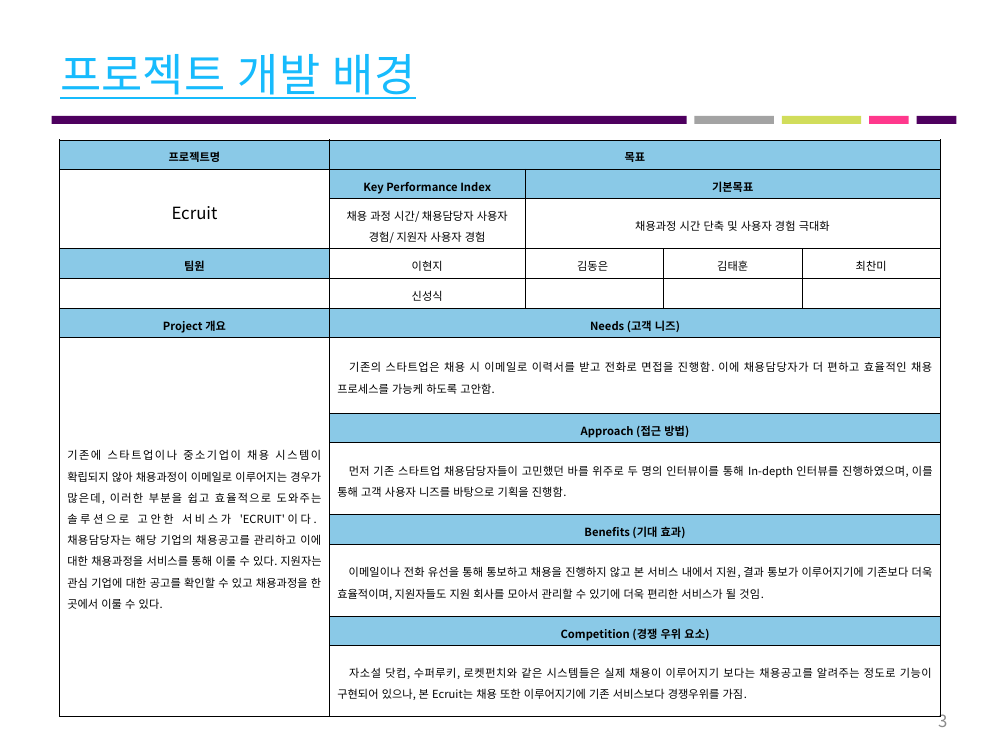
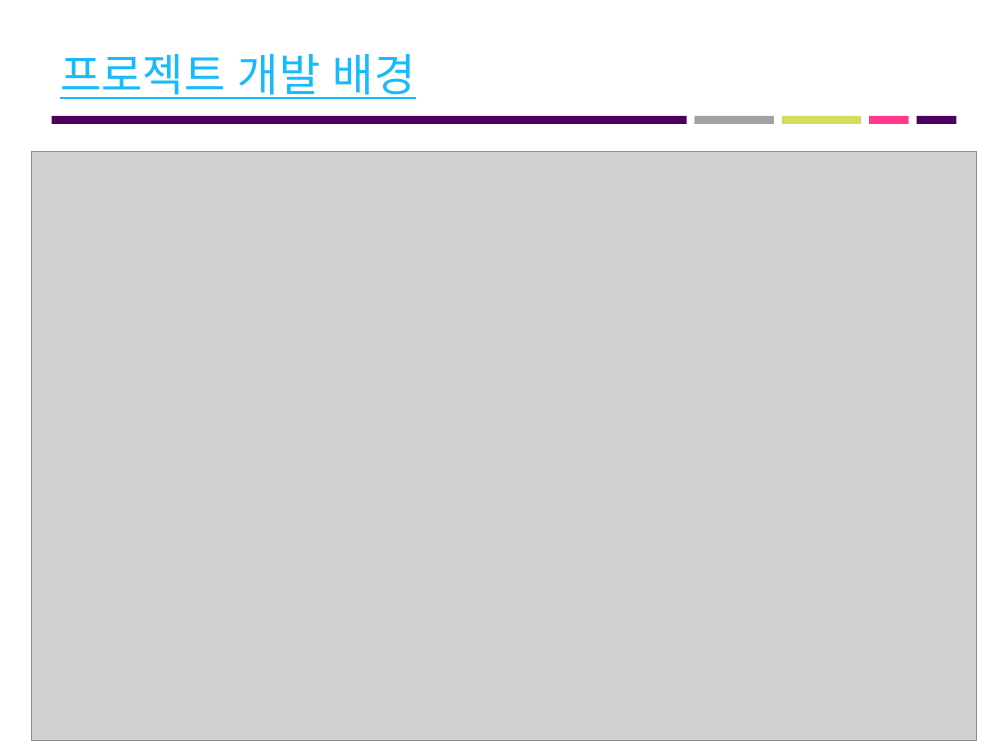
Before and after one commit to roeniss/TripPicker, a slide deck: slide 3 of 관리산출물/프로젝트_최종결과보고서/1팀_최종결과보고서.pptx. Drawn at 1008x756 pixels with LibreOffice and Linux fonts; fonts in the diff are those of the drawing; grey boxes stand for pictures. Boxes give left, top, right and bottom in pixels: in the first picture for what was removed or moved away, otherwise in the second. Text is boxed around its words. In the diff, an @@ line names an element or a change of style, - is before the commit and + after.

```diff
--- a/관리산출물/프로젝트_최종결과보고서/1팀_최종결과보고서.pptx
+++ b/관리산출물/프로젝트_최종결과보고서/1팀_최종결과보고서.pptx
@@ table removed at bbox=[59, 140, 939, 708], 13 rows, 5 columns @@
-프로젝트명 | 목표 |  |  | 
-Ecruit | Key Performance Index | 기본목표 |  | 
- | 채용 과정 시간/ 채용담당자 사용자 경험/ 지원자 사용자 경험 | 채용과정 시간 단축 및 사용자 경험 극대화 |  | 
-팀원 | 이현지 | 김동은 | 김태훈 | 최찬미
- | 신성식 |  |  | 
-Project 개요 | Needs (고객 니즈) |  |  | 
-기존에 스타트업이나 중소기업이 채용 시스템이 확립되지 않아 채용과정이 이메일로 이루어지는 경우가 많은데, 이러한 부분을 쉽고 효율적으로 도와주는 솔루션으로 고안한 서비스가 'ECRUIT'이다. 채용담당자는 해당 기업의 채용공고를 관리하고 이에 대한 채용과정을 서비스를 통해 이룰 수 있다. 지원자는 관심 기업에 대한 공고를 확인할 수 있고 채용과정을 한 곳에서 이룰 수 있다. | 기존의 스타트업은 채용 시 이메일로 이력서를 받고 전화로 면접을 진행함. 이에 채용담당자가 더 편하고 효율적인 채용 프로세스를 가능케 하도록 고안함. |  |  | 
- | Approach (접근 방법) |  |  | 
- | 먼저 기존 스타트업 채용담당자들이 고민했던 바를 위주로 두 명의 인터뷰이를 통해 In-depth 인터뷰를 진행하였으며, 이를 통해 고객 사용자 니즈를 바탕으로 기획을 진행함. |  |  | 
- | Benefits (기대 효과) |  |  | 
- | 이메일이나 전화 유선을 통해 통보하고 채용을 진행하지 않고 본 서비스 내에서 지원, 결과 통보가 이루어지기에 기존보다 더욱 효율적이며, 지원자들도 지원 회사를 모아서 관리할 수 있기에 더욱 편리한 서비스가 될 것임. |  |  | 
- | Competition (경쟁 우위 요소) |  |  | 
- | 자소설 닷컴, 수퍼루키, 로켓펀치와 같은 시스템들은 실제 채용이 이루어지기 보다는 채용공고를 알려주는 정도로 기능이 구현되어 있으나, 본 Ecruit는 채용 또한 이루어지기에 기존 서비스보다 경쟁우위를 가짐. |  |  | 
@@ picture added at bbox=[31, 152, 977, 741] @@
@@ page number removed at bbox=[938, 710, 947, 727] @@
-3
```
Also in this commit, not shown: 5 other slides changed, 13 slides added, 1 slide removed, 7 other files.
